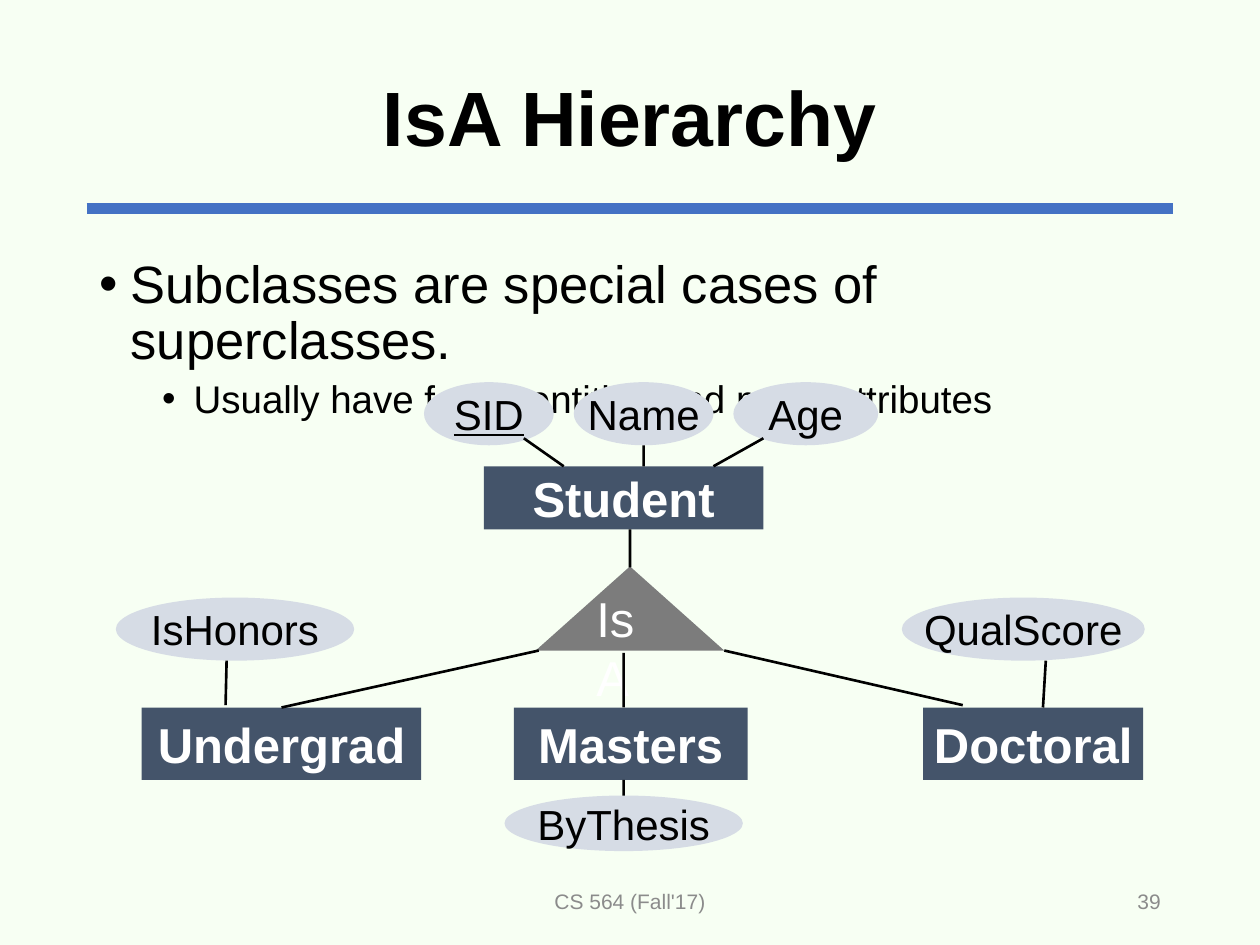
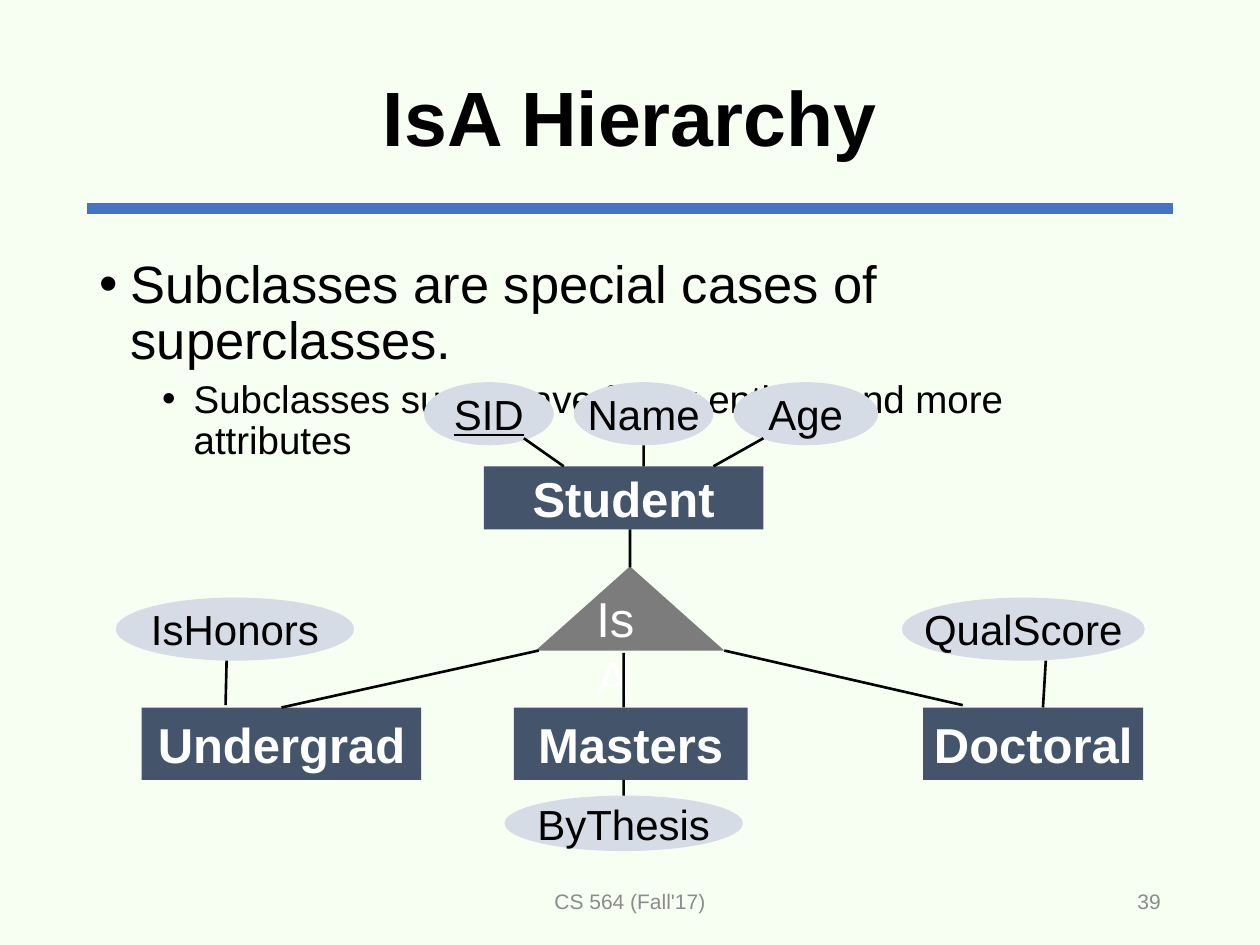
Before and after one commit to adelaneh/adelaneh.github.io, a slide deck: slide 39 of cs564_fall17/slides/lecture2-ER.pptx. Drawn at 1260x945 pixels with LibreOffice and Linux fonts; fonts in the diff are those of the drawing. Boxes give left, top, right and bottom in pixels: in the first picture for what was removed or moved away, otherwise in the second. Text is boxed around its words. In the diff, an @@ line names an element or a change of style, - is before the commit and + after.

Commit message:
Commit before class.

```diff
--- a/cs564_fall17/slides/lecture2-ER.pptx
+++ b/cs564_fall17/slides/lecture2-ER.pptx
@@ text at (x1=194, y1=385, x2=1003, y2=455): text changed @@
-  • Usually have fewer entities and more attributes
+  • Subclasses sually have fewer entities and more attributes
```
